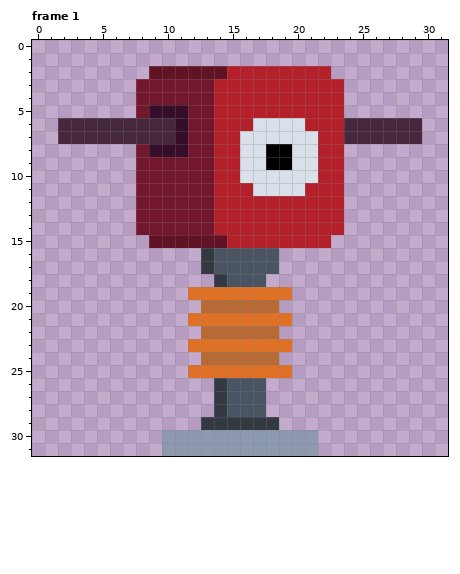
Two states of a pixel-art file, piston_idle_alt_alt.ase. Above, as it was before the edit.
32x32 pixels, 1 frame. Shown: frame 1. The commit also changed other frames, which this record leaves out.
After the commit:
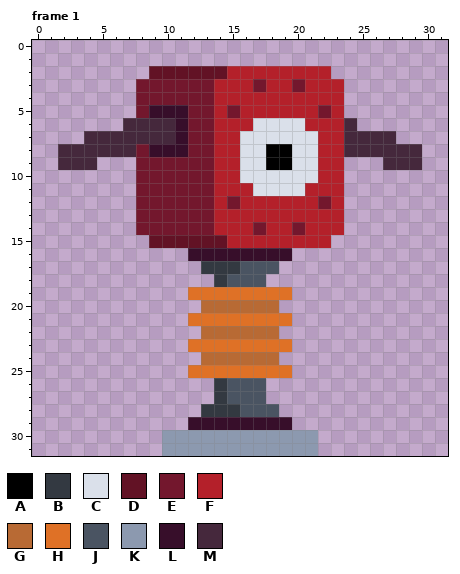
Palette (. is transparent): A #000000  B #333941  C #dae0ea  D #621225  E #73172d  F #b4202a  G #b86a34  H #df7126  J #4a5462  K #8c99af  L #370e2a  M #45283c
Diff:
Frame 1:
y 3: x 17 F -> E; x 20 F -> E
y 5: x 15 F -> E; x 22 F -> E
y 6: x 2..6 MMMMM -> .....; x 25..29 MMMMM -> .....
y 7: x 2..3 MM -> ..; x 28..29 MM -> ..
y 8: x 2..7 ...... -> MMMMMM; x 24..29 ...... -> MMMMMM
y 9: x 2..4 ... -> MMM; x 27..29 ... -> MMM
y 12: x 15 F -> E; x 22 F -> E
y 14: x 17 F -> E; x 20 F -> E
y 16: x 12..19 .BJJJJJ. -> LLLLLLLL
y 17: x 14..15 JJ -> BB
y 28: x 13 . -> B; x 15 J -> B; x 18 . -> J
y 29: x 12..19 .BBBBBB. -> LLLLLLLL
Where, in picture pixels (left, top, right, bottom), the same in both pictures:
changed: (227, 79, 422, 170)
changed: (58, 118, 136, 170)
changed: (188, 196, 331, 274)
changed: (188, 404, 292, 430)
